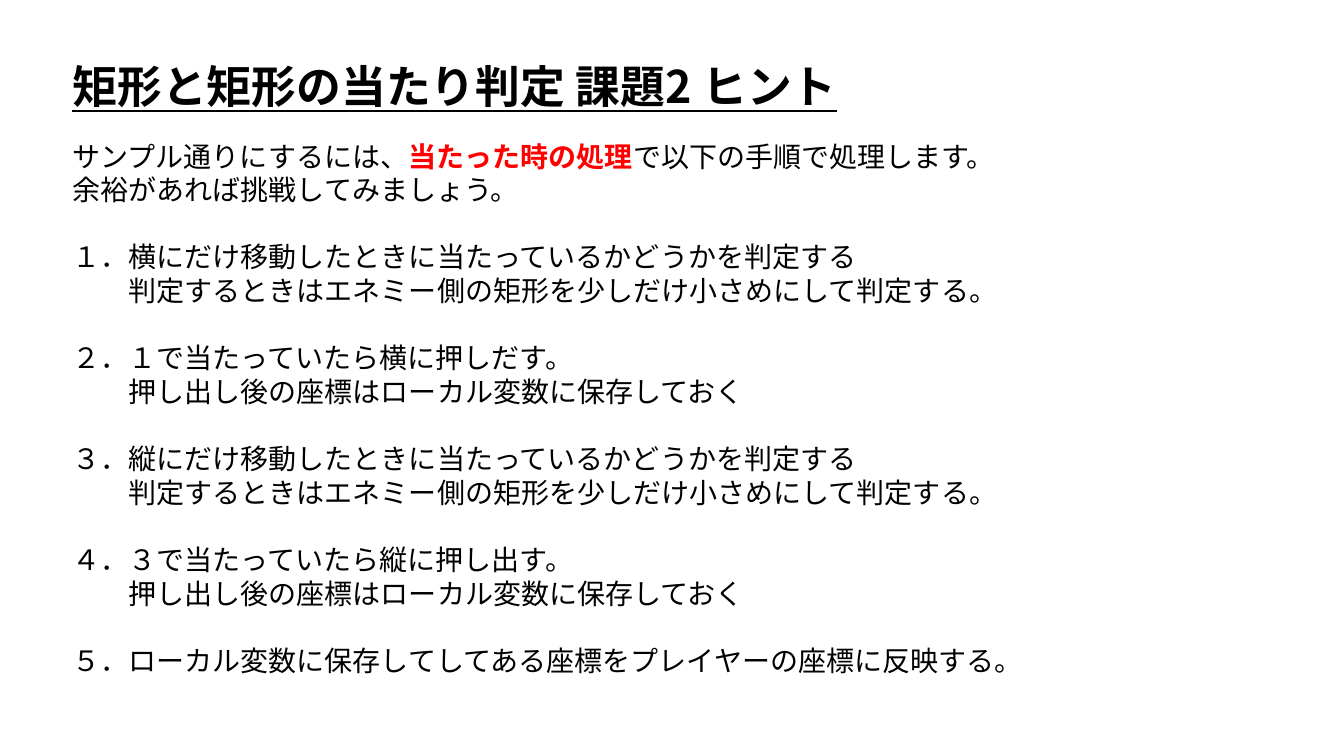
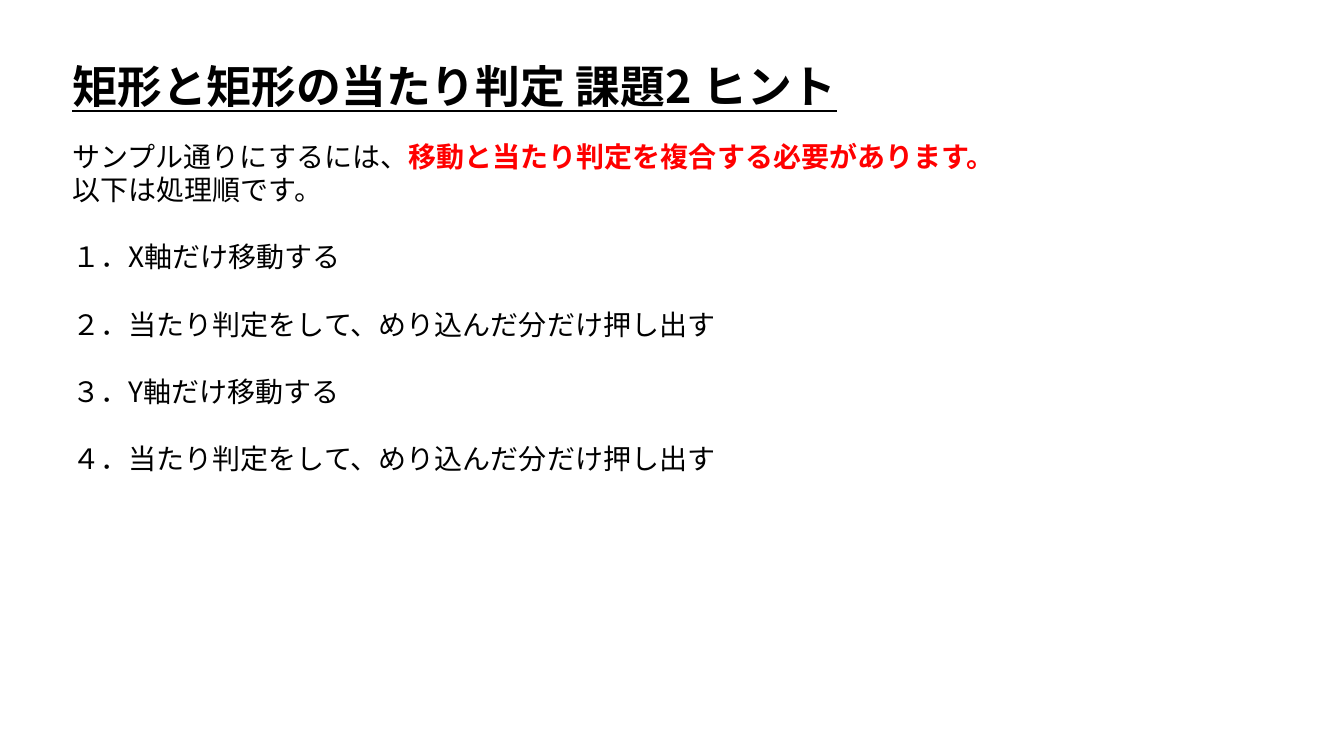
Before and after one commit to ArakiYusuke-Ohara/Textbook, a slide deck: slide 7 of ゲーム科1年/00_前期/ゲームプログラミングⅠ/15_矩形と矩形の当たり判定_課題.pptx. Drawn at 1344x756 pixels with LibreOffice and Linux fonts; fonts in the diff are those of the drawing. Boxes give left, top, right and bottom in pixels: in the first picture for what was removed or moved away, otherwise in the second. Text is boxed around its words. In the diff, an @@ line names an element or a change of style, - is before the commit and + after.

```diff
--- a/ゲーム科1年/00_前期/ゲームプログラミングⅠ/15_矩形と矩形の当たり判定_課題.pptx
+++ b/ゲーム科1年/00_前期/ゲームプログラミングⅠ/15_矩形と矩形の当たり判定_課題.pptx
@@ text at bbox=[72, 143, 994, 472]: text changed @@
-サンプル通りにするには、当たった時の処理で以下の手順で処理します。
-余裕があれば挑戦してみましょう。
-１．横にだけ移動したときに当たっているかどうかを判定する
-判定するときはエネミー側の矩形を少しだけ小さめにして判定する。
-２．１で当たっていたら横に押しだす。
-押し出し後の座標はローカル変数に保存しておく
-３．縦にだけ移動したときに当たっているかどうかを判定する
-判定するときはエネミー側の矩形を少しだけ小さめにして判定する。
-４．３で当たっていたら縦に押し出す。
-押し出し後の座標はローカル変数に保存しておく
-５．ローカル変数に保存してしてある座標をプレイヤーの座標に反映する。
+サンプル通りにするには、移動と当たり判定を複合する必要があります。
+以下は処理順です。
+１．X軸だけ移動する
+２．当たり判定をして、めり込んだ分だけ押し出す
+３．Y軸だけ移動する
+４．当たり判定をして、めり込んだ分だけ押し出す
```
Also in this commit, not shown: 7 other files.
